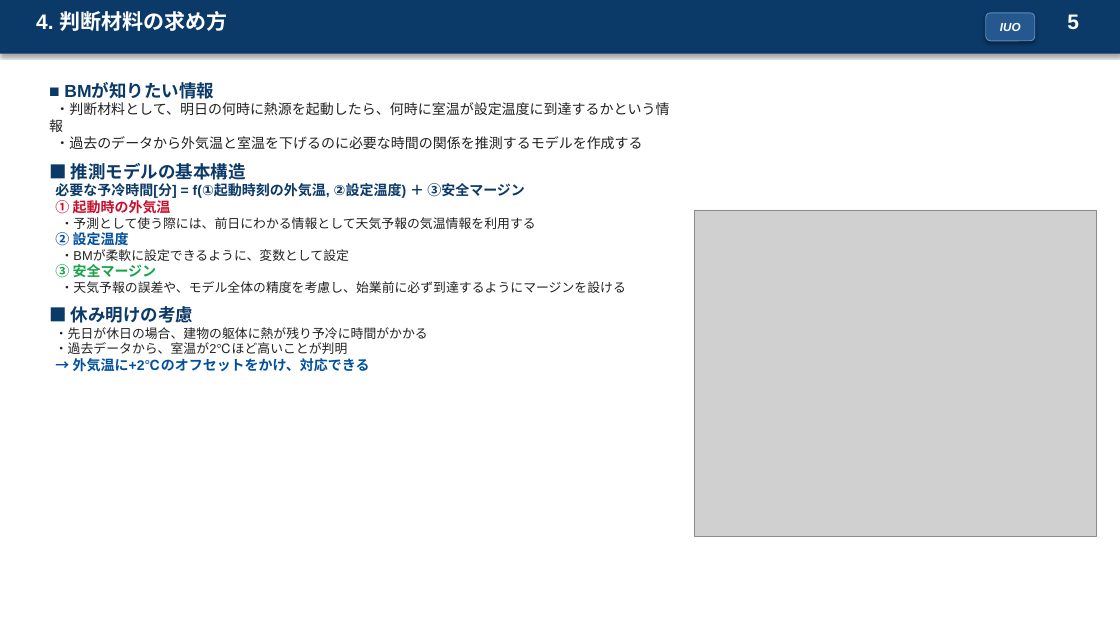
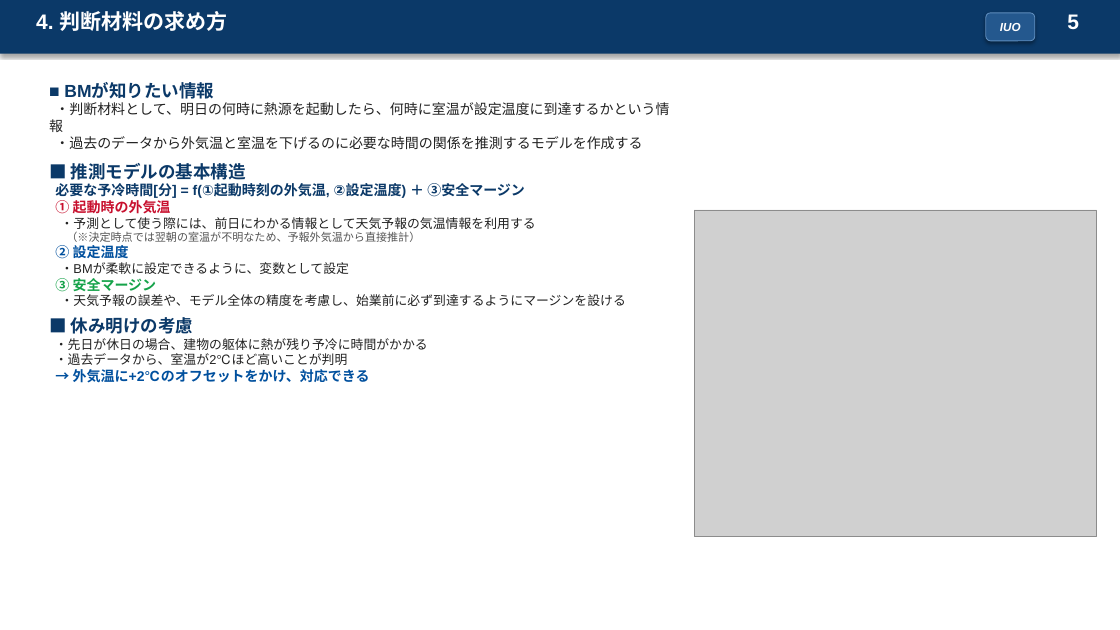
Before and after one commit to koshikai/koshikai, a slide deck: slide 5 of public/slides/hvac-precooling-slides.pptx. Drawn at 1120x630 pixels with LibreOffice and Linux fonts; fonts in the diff are those of the drawing; grey boxes stand for pictures. Boxes give left, top, right and bottom in pixels: in the first picture for what was removed or moved away, otherwise in the second. Text is boxed around its words. In the diff, an @@ line names an element or a change of style, - is before the commit and + after.

Commit message:
content(hvac): reinforce logical connections in slides 4, 5, and 6

```diff
--- a/public/slides/hvac-precooling-slides.pptx
+++ b/public/slides/hvac-precooling-slides.pptx
@@ text at <box>66,231,420,242</box>: paragraph added @@
+（※決定時点では翌朝の室温が不明なため、予報外気温から直接推計）
@@ text at <box>71,317,193,334</box>: less space between paragraphs @@
```
Also in this commit, not shown: 1 other slide changed, 2 other files.
